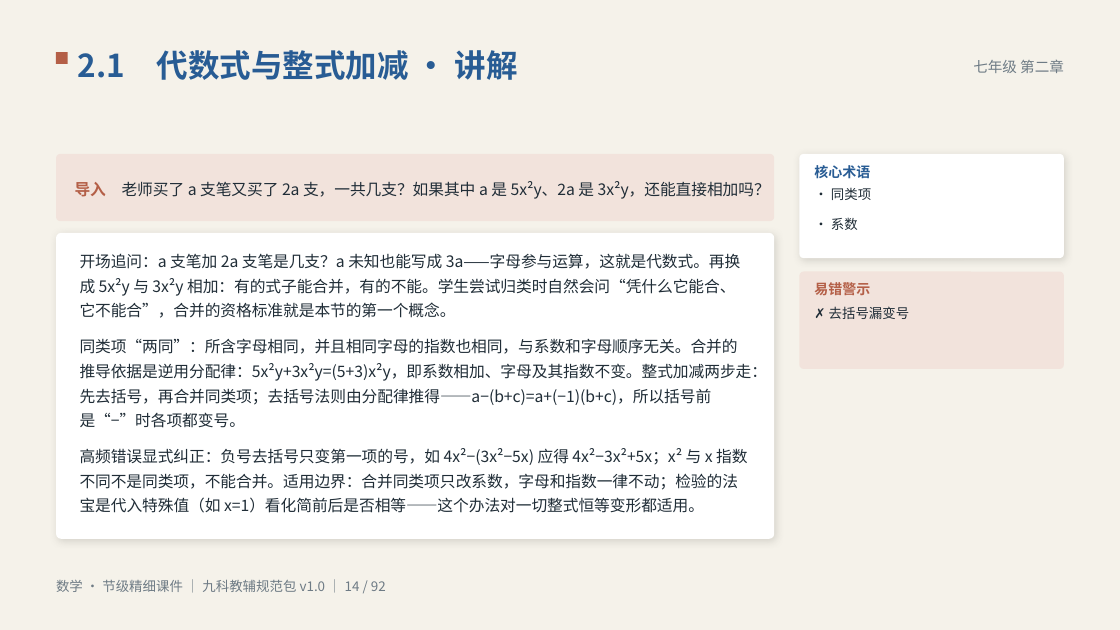
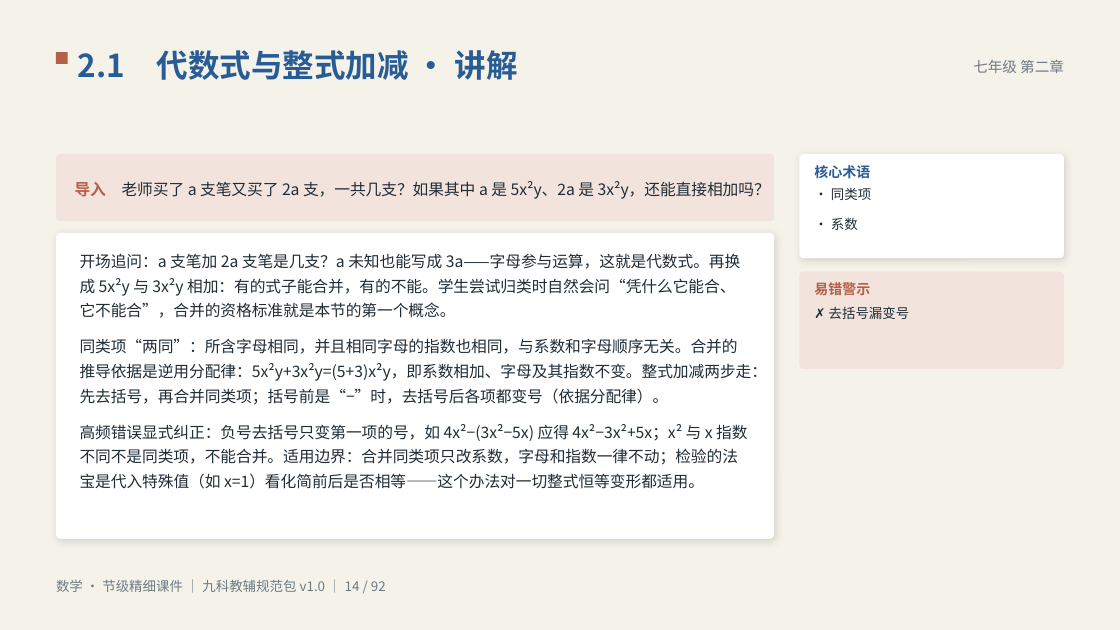
Before and after one commit to vimalinx/jiajiao-courseware, a slide deck: slide 14 of pptx/数学·节级精细讲解课件.pptx. Drawn at 1120x630 pixels with LibreOffice and Linux fonts; fonts in the diff are those of the drawing. Boxes give left, top, right and bottom in pixels: in the first picture for what was removed or moved away, otherwise in the second. Text is boxed around its words. In the diff, an @@ line names an element or a change of style, - is before the commit and + after.

```diff
--- a/pptx/数学·节级精细讲解课件.pptx
+++ b/pptx/数学·节级精细讲解课件.pptx
@@ text at [80, 338, 768, 405]: text changed @@
-同类项“两同”：所含字母相同，并且相同字母的指数也相同，与系数和字母顺序无关。合并的推导依据是逆用分配律：5x²y+3x²y=(5+3)x²y，即系数相加、字母及其指数不变。整式加减两步走：先去括号，再合并同类项；去括号法则由分配律推得——a−(b+c)=a+(−1)(b+c)，所以括号前是“−”时各项都变号。
+同类项“两同”：所含字母相同，并且相同字母的指数也相同，与系数和字母顺序无关。合并的推导依据是逆用分配律：5x²y+3x²y=(5+3)x²y，即系数相加、字母及其指数不变。整式加减两步走：先去括号，再合并同类项；括号前是“−”时，去括号后各项都变号（依据分配律）。
```
Also in this commit, not shown: 7 other slides changed, 30 other files.
